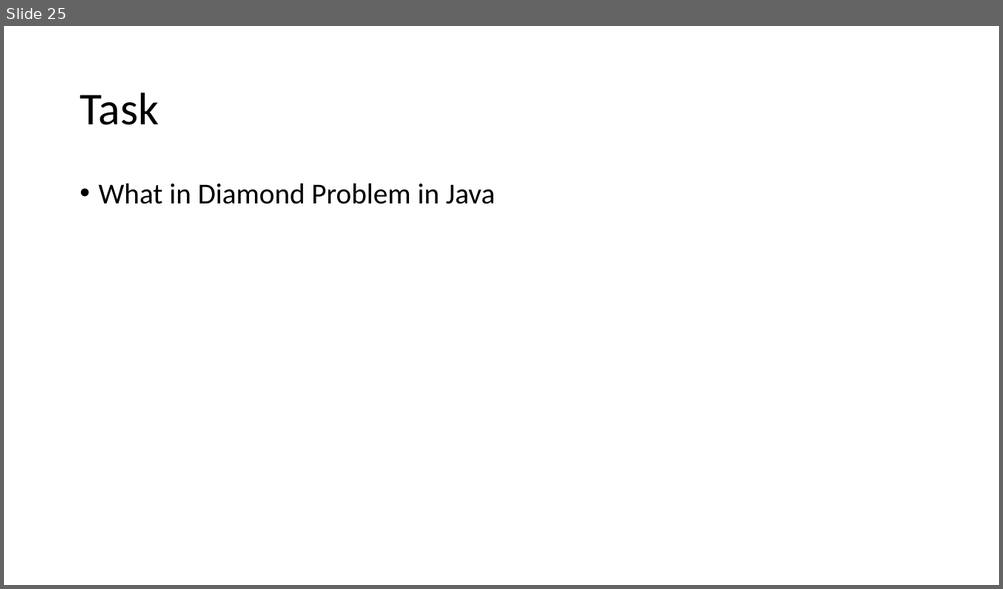
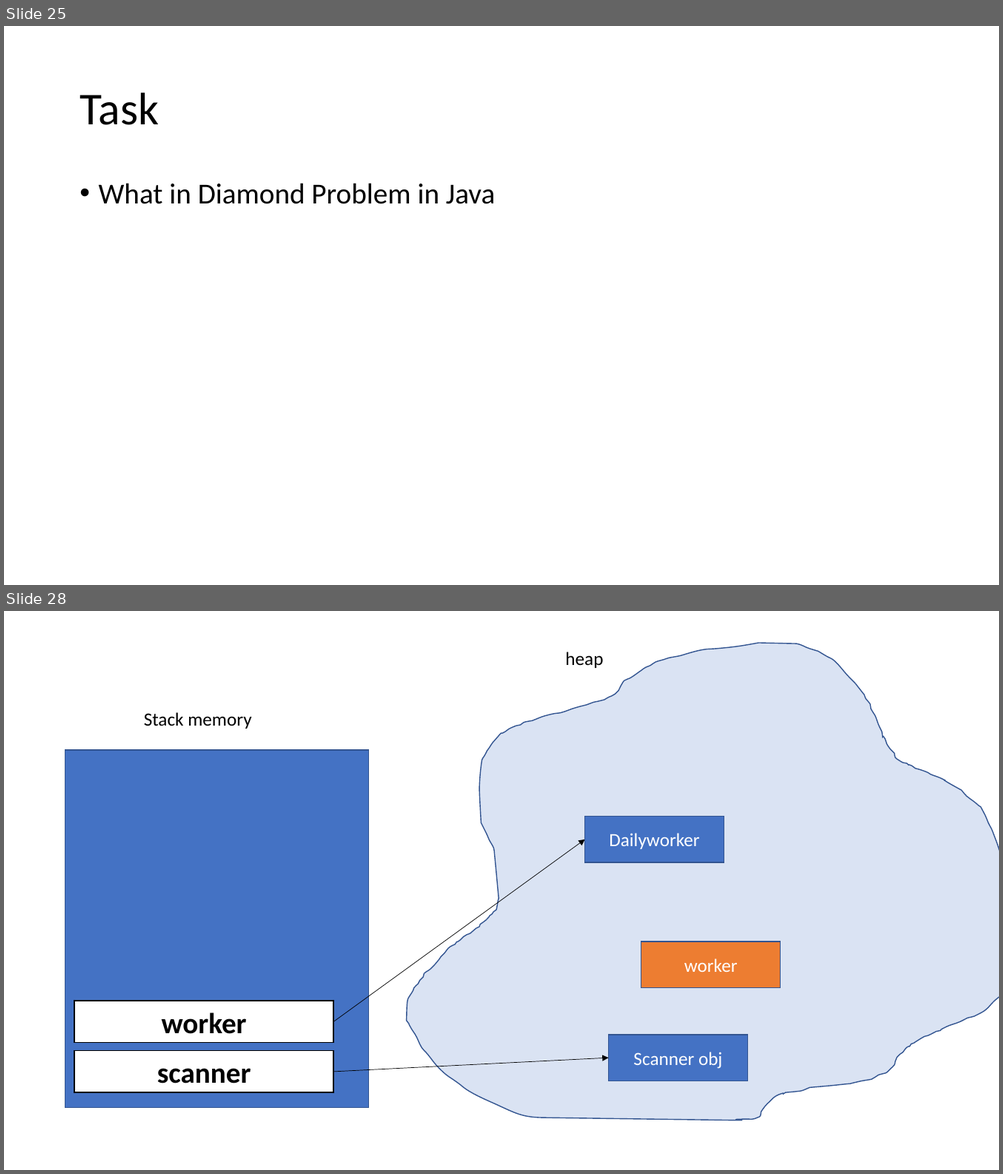
Before and after one commit to caprepo/java-jul, a slide deck: Java.pptx. Shown one above the other, each under a label of ours: slide 25 before the commit, slides 25 and 28 after it; the slides between them are not shown. The pictures are 1003x589 and 1003x1174 pixels, drawn with LibreOffice and Linux fonts; fonts in the diff are those of the drawing. Boxes give left, top, right and bottom in pixels: in the first picture for what was removed or moved away, otherwise in the second. Text is boxed around its words. In the diff, an @@ line names an element or a change of style, - is before the commit and + after.

```diff
--- a/Java.pptx
+++ b/Java.pptx
@@ slide 28 added at (4, 611, 999, 1170), background #FFFFFF @@
@@ freeform shape added at (406, 643, 999, 1122), fill #DAE3F3, outline #325491 1 pt @@
@@ text added at (565, 652, 603, 668), 18 pt, text #000000 @@
+heap
@@ text added at (144, 712, 251, 729), 18 pt, text #000000 @@
+Stack memory
@@ rectangle added at (65, 751, 369, 1109), fill #4472C4, outline #325491 1 pt @@
@@ rectangle added at (584, 816, 724, 863), fill #4472C4, outline #325491 1 pt, 18 pt, text #FFFFFF @@
+Dailyworker
@@ arrow added from (334, 1022) to (584, 840), #000000 0.5 pt @@
@@ rectangle added at (641, 943, 781, 988), fill #ED7D31, outline #325491 1 pt, 18 pt, text #FFFFFF @@
+worker
@@ rectangle added at (74, 1001, 333, 1043), fill #FFFFFF, outline #000000 1 pt, 28 pt, text #000000, bold @@
+worker
@@ rectangle added at (74, 1051, 333, 1093), fill #FFFFFF, outline #000000 1 pt, 28 pt, text #000000, bold @@
+scanner
@@ rectangle added at (609, 1035, 748, 1081), fill #4472C4, outline #325491 1 pt, 18 pt, text #FFFFFF @@
+Scanner obj
@@ arrow added from (334, 1072) to (609, 1058), #000000 0.5 pt @@
```
Also in this commit, not shown: 1 slide changed, 20 other slides added, 1 other file.
